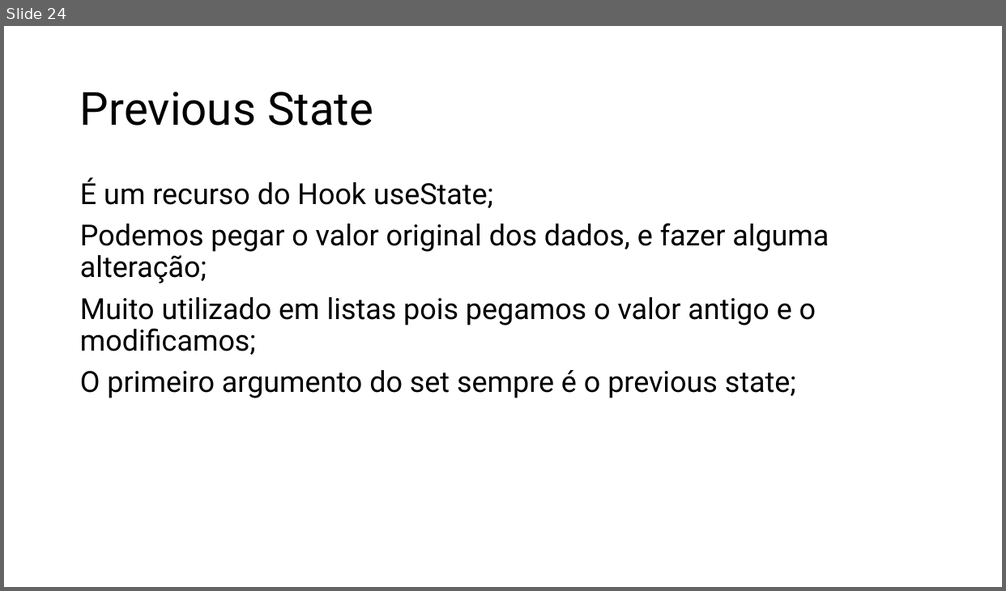
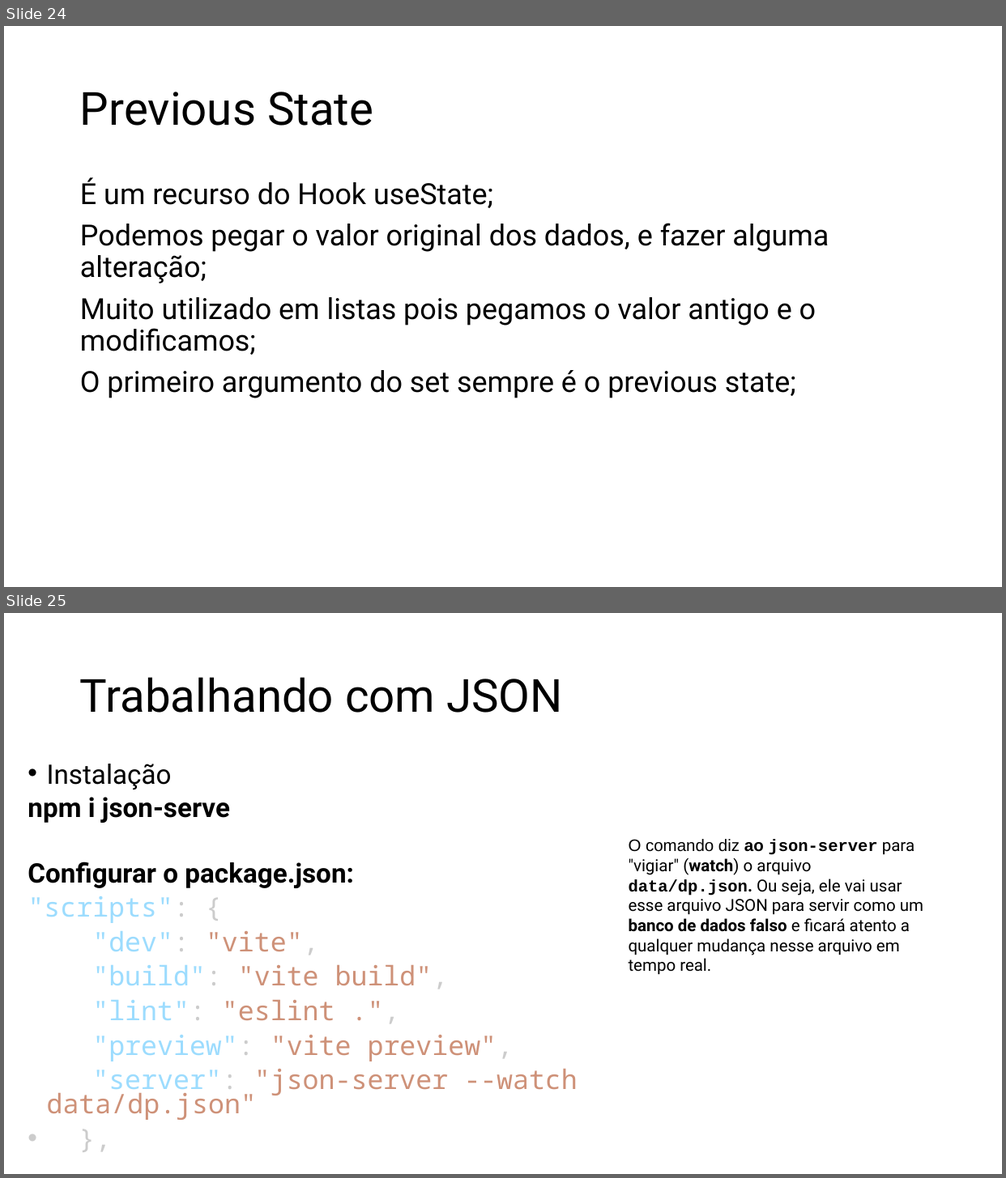
Before and after one commit to RogerSobral/h_codar_react, a slide deck: React.pptx. Shown one above the other, each under a label of ours: slide 24 before the commit, slides 24 and 25 after it. The pictures are 1006x591 and 1006x1178 pixels, drawn with LibreOffice and Linux fonts; fonts in the diff are those of the drawing. Boxes give left, top, right and bottom in pixels: in the first picture for what was removed or moved away, otherwise in the second. Text is boxed around its words. In the diff, an @@ line names an element or a change of style, - is before the commit and + after.

Commit message:
json_server
Inicio da aula de json_server

```diff
--- a/React.pptx
+++ b/React.pptx
@@ slide 25 added at [4, 613, 1002, 1174], background #FFFFFF @@
@@ title added at [80, 677, 563, 713], 44 pt, text #000000 @@
+Trabalhando com JSON
@@ text added at [27, 764, 577, 1120], 25.9 pt, text #CE9178 @@
+• Instalação
+npm i json-serve
+Configurar o package.json:
+"scripts": {
+"dev": "vite",
+"build": "vite build",
+"lint": "eslint .",
+"preview": "vite preview",
+"server": "json-server --watch data/dp.json"
+• },
@@ text added at [629, 839, 923, 975], 16 pt, text #000000 @@
+O comando diz ao json-server para "vigiar" (watch) o arquivo data/dp.json. Ou seja, ele vai usar esse arquivo JSON para servir como um banco de dados falso e ficará atento a qualquer mudança nesse arquivo em tempo real.
```
Also in this commit, not shown: 1 slide changed, 3 other slides added, 15 other files.
